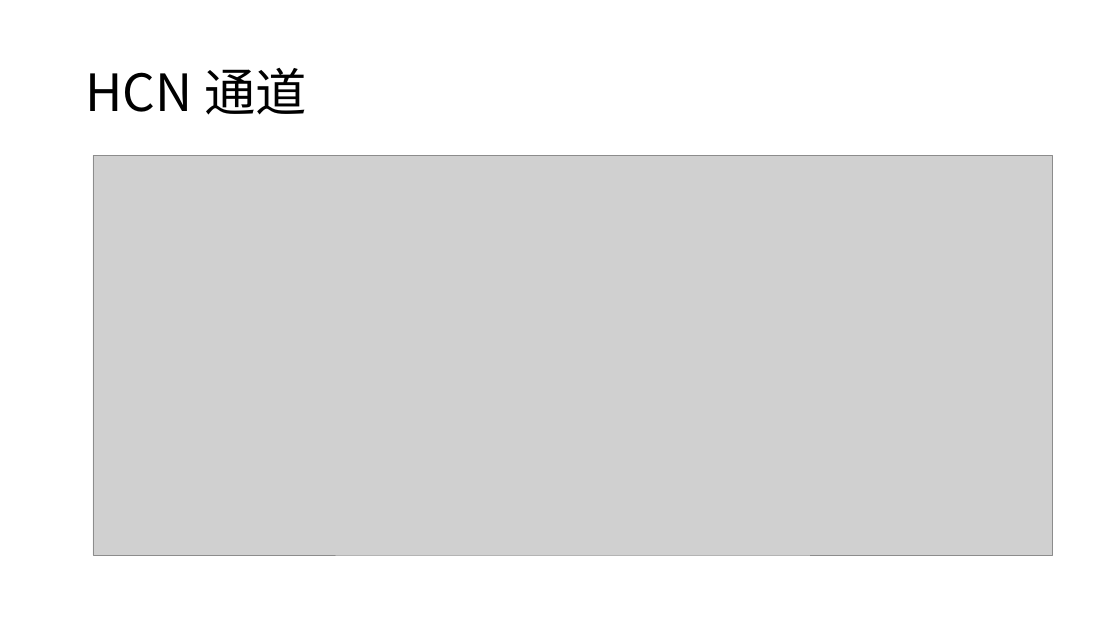
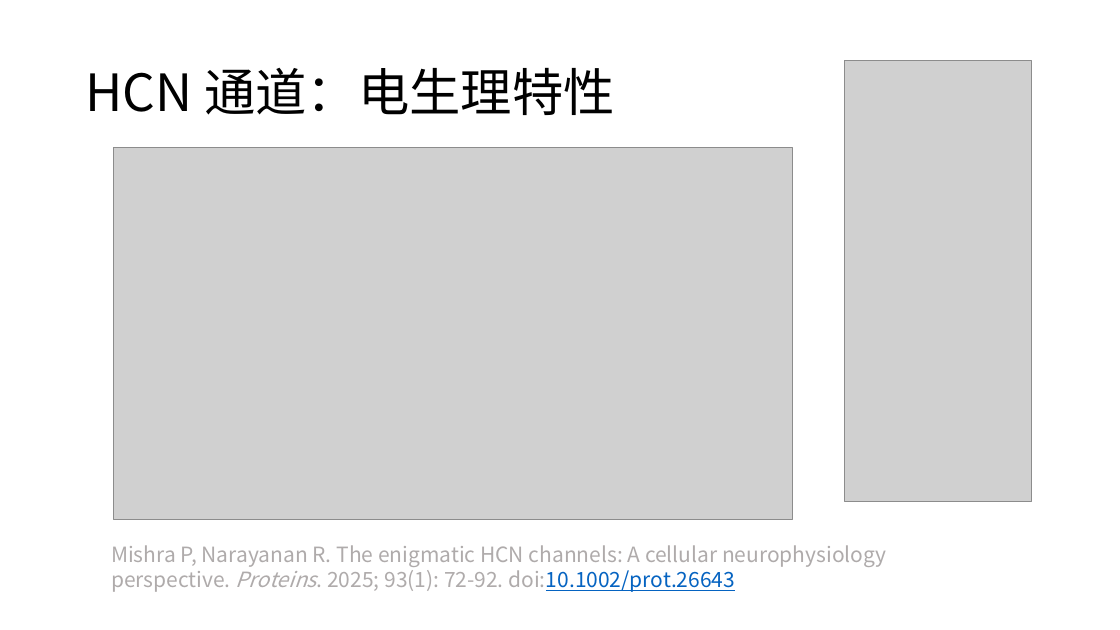
Before and after one commit to Lyghrock/Bio_Intelligence_2026, a slide deck: slide 5 of Projects/Presentation/pre.pptx (slide 4 before the commit). Drawn at 1120x630 pixels with LibreOffice and Linux fonts; fonts in the diff are those of the drawing; grey boxes stand for pictures. Boxes give left, top, right and bottom in pixels: in the first picture for what was removed or moved away, otherwise in the second. Text is boxed around its words. In the diff, an @@ line names an element or a change of style, - is before the commit and + after.

```diff
--- a/Projects/Presentation/pre.pptx
+++ b/Projects/Presentation/pre.pptx
@@ title at bbox=[85, 67, 615, 115]: text changed @@
-HCN 通道
+HCN 通道：电生理特性
@@ picture added at bbox=[845, 60, 1032, 502] @@
@@ picture: place and size @@
-picture at bbox=[93, 155, 1053, 555]
+picture at bbox=[113, 147, 792, 519]
@@ text added at bbox=[111, 545, 887, 592], 18 pt, text #AFABAB @@
+Mishra P, Narayanan R. The enigmatic HCN channels: A cellular neurophysiology perspective. Proteins. 2025; 93(1): 72-92. doi:10.1002/prot.26643
```
Also in this commit, not shown: 7 other slides changed, 3 slides added, 1 other file.
